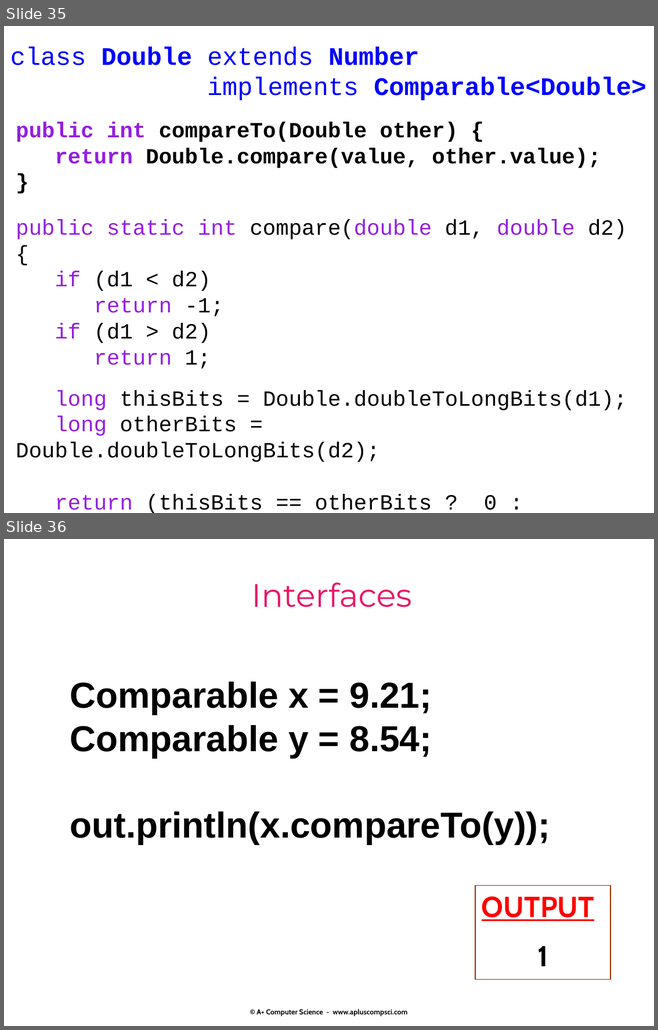
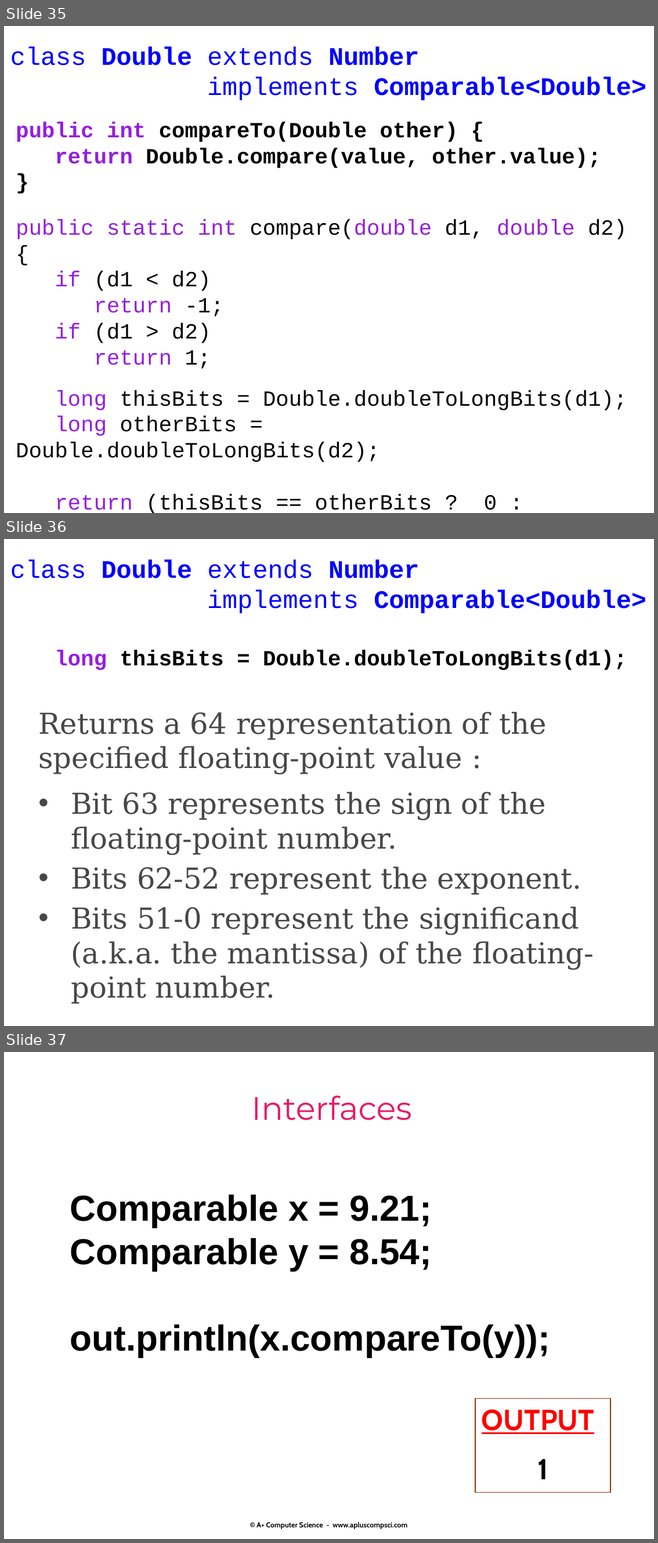
Before and after one commit to Cy-FairCS/cs3, a slide deck: u04b_interfaces/notes/_interfaces notes.pptx. Shown one above the other, each under a label of ours: slides 35 and 36 before the commit, slides 35, 36 and 37 after it. The pictures are 658x1030 and 658x1543 pixels, drawn with LibreOffice and Linux fonts; fonts in the diff are those of the drawing. Boxes give left, top, right and bottom in pixels: in the first picture for what was removed or moved away, otherwise in the second. Text is boxed around its words. In the diff, an @@ line names an element or a change of style, - is before the commit and + after.

```diff
--- a/u04b_interfaces/notes/_interfaces notes.pptx
+++ b/u04b_interfaces/notes/_interfaces notes.pptx
@@ slide 36 added at box(4, 539, 654, 1026), background #FFFFFF @@
@@ text added at box(10, 559, 646, 613), 28 pt, text #0000FF, bold @@
+class Double extends Number
+implements Comparable<Double>
@@ text added at box(55, 650, 626, 670), 24 pt, text #000000, bold @@
+long thisBits = Double.doubleToLongBits(d1);
@@ text added at box(38, 712, 593, 1004), 32 pt, text #474747 @@
+Returns a 64 representation of the specified floating-point value :
+• Bit 63 represents the sign of the floating-point number.
+• Bits 62-52 represent the exponent.
+• Bits 51-0 represent the significand (a.k.a. the mantissa) of the floating-point number.
@@ what was slide 36 is now slide 37 @@
```
Also in this commit, not shown: 1 slide changed, 1 other slide added, 2 other files.
